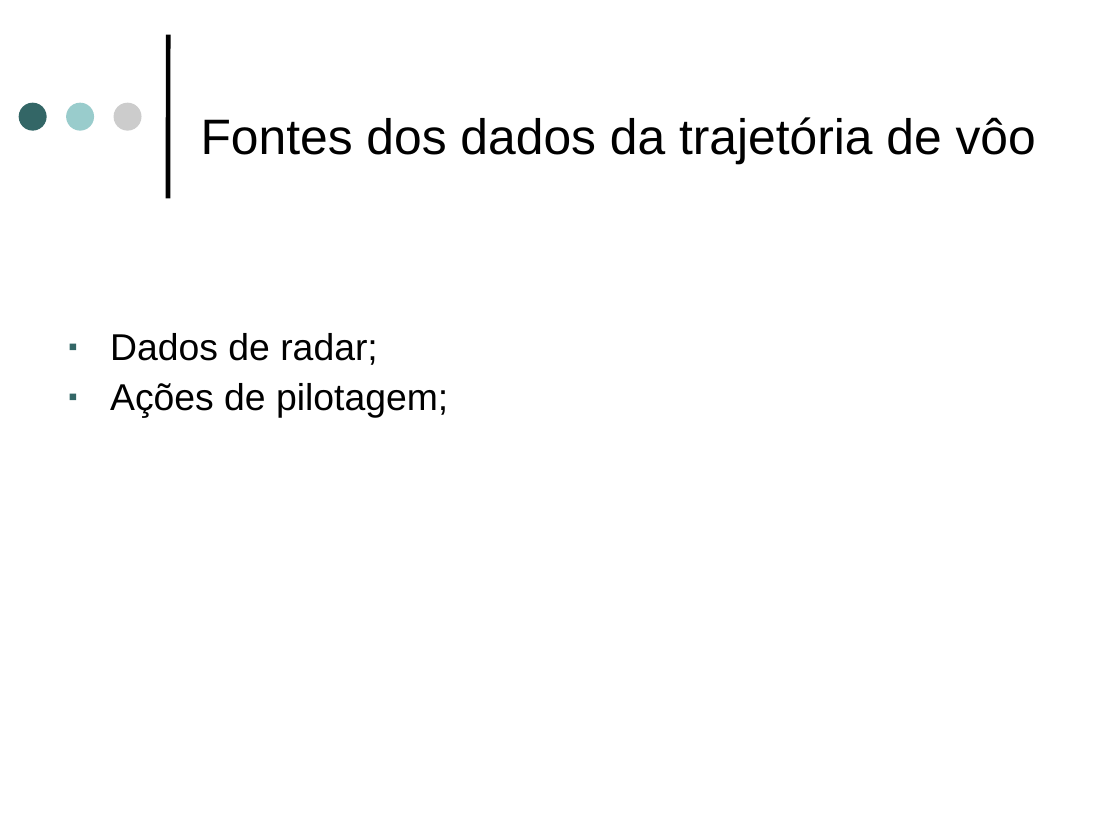
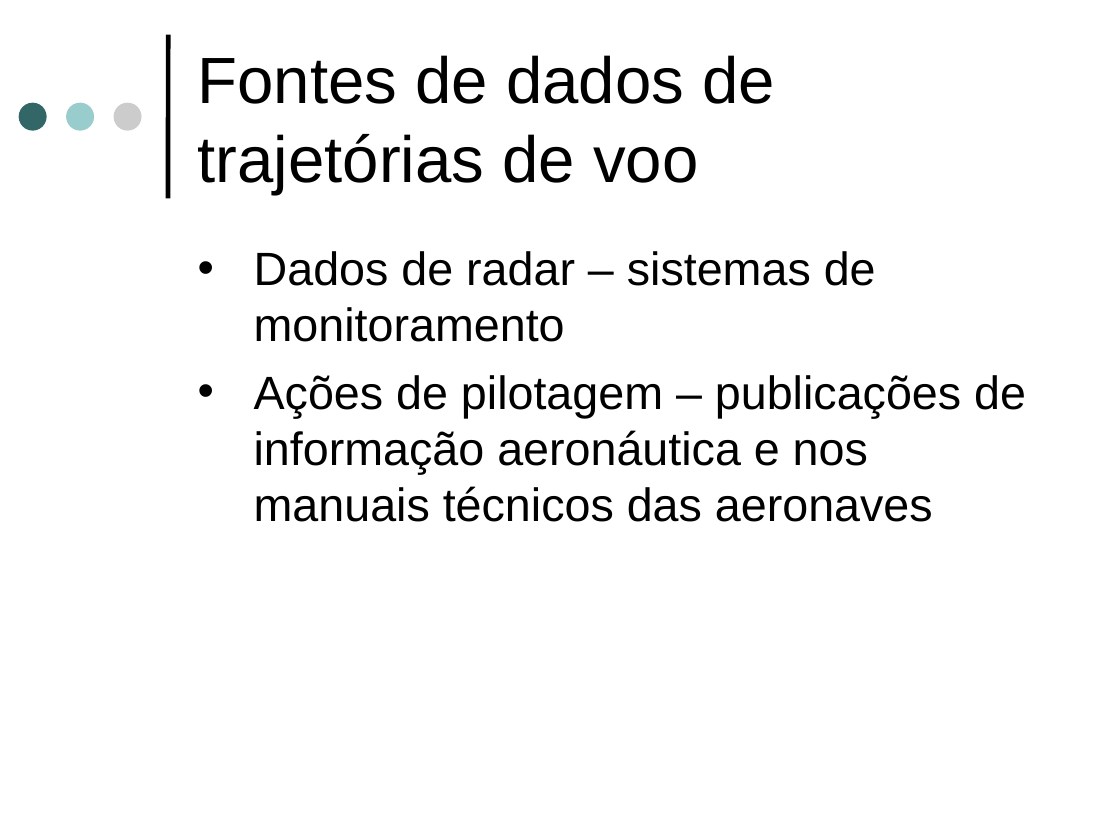
Before and after one commit to josepedro/Aircraft_Noise_Study, a slide deck: slide 5 of aircraft_noise_slides.ppt. Drawn at 1120x840 pixels with LibreOffice and Linux fonts; fonts in the diff are those of the drawing. Boxes give left, top, right and bottom in pixels: in the first picture for what was removed or moved away, otherwise in the second. Text is boxed around its words. In the diff, an @@ line names an element or a change of style, - is before the commit and + after.

```diff
--- a/aircraft_noise_slides.ppt
+++ b/aircraft_noise_slides.ppt
@@ title added at [198, 55, 775, 194], 42 pt, text #000000 @@
+Fontes de dados de trajetórias de voo
@@ text removed at [201, 117, 1036, 164] @@
-Fontes dos dados da trajetória de vôo
@@ text at [254, 251, 1026, 522]: text changed; size 24 to 30 pt @@
-▪ Dados de radar;
-▪ Ações de pilotagem;
+• Dados de radar – sistemas de monitoramento
+• Ações de pilotagem – publicações de informação aeronáutica e nos manuais técnicos das aeronaves
```
Also in this commit, not shown: 15 other slides changed, 2 slides added, 2 slides removed.
